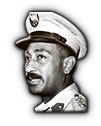
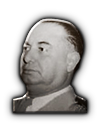
Layers edited between the first and the second (101, 126) image:
renamed "image_2024-10-17_191732361-removebg-preview" to "Leader_Portrait_Template_For_Now", painted on it over [13, 12, 87, 113]
